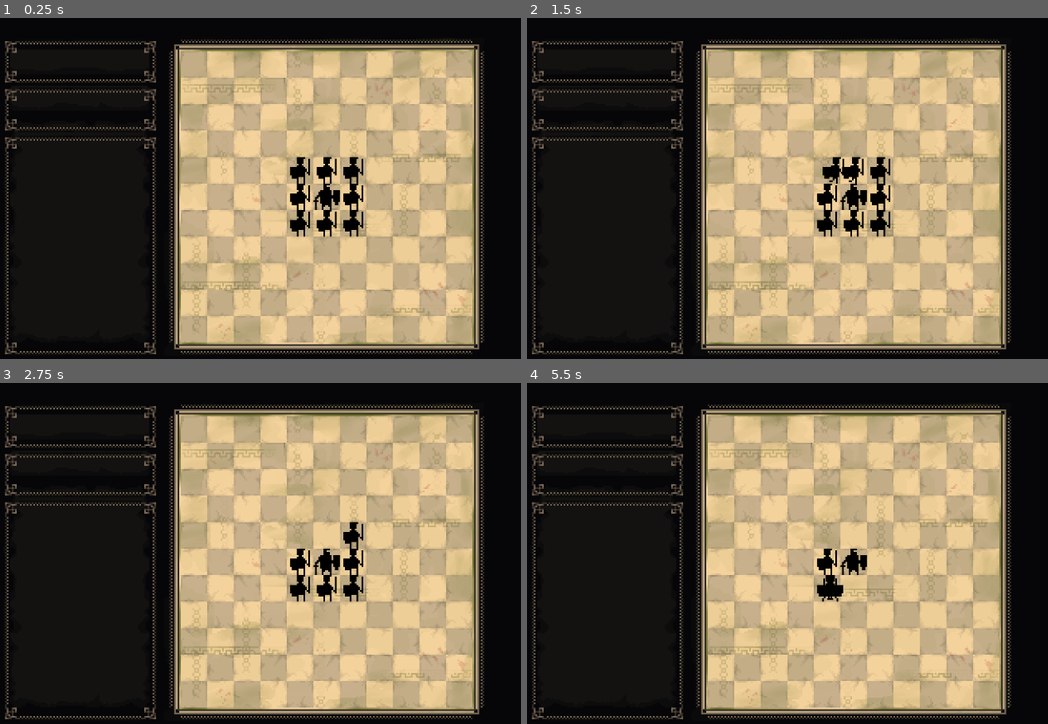
Above: before the commit, frames 1-4 (two rows, left to right).
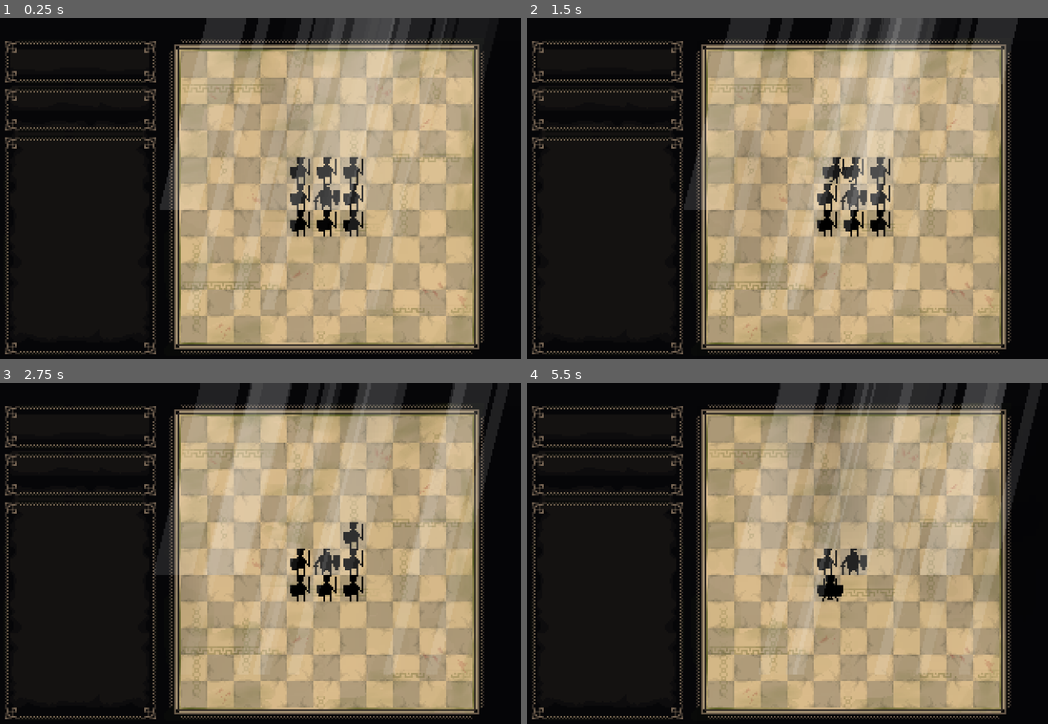
Above: after the commit, the same moments.

Repository: ibirothe/kings-rescue
Game: Godot game, scene res://Scenes/Level.tscn
Two runs of this game, one before a commit and one after it. Both use one fixed random seed, a clock stepped at 60 frames per second and the inputs below.
Inputs (mouse positions are in pixels of both pictures, inside the frame that each line leads up to):
- Up to frame 1 (0.25 s): no input
- Up to frame 2 (1.5 s): move the mouse to (829, 171) at 0.52 s; click (829, 171) at 0.6 s; tap Enter at 1.25 s; move the mouse to (855, 171) at 1.27 s; click (855, 171) at 1.35 s
- Up to frame 3 (2.75 s): move the mouse to (354, 536) at 2.02 s; click (354, 536) at 2.1 s
- Up to frame 4 (5.5 s): move the mouse to (881, 560) at 2.77 s; click (881, 560) at 2.85 s; move the mouse to (881, 587) at 3.52 s; click (881, 587) at 3.6 s; move the mouse to (855, 587) at 4.27 s; click (855, 587) at 4.35 s; move the mouse to (829, 587) at 5.02 s; click (829, 587) at 5.1 s

The runs differ from the first frame. In frame 1, 13% of the frame differs, in the area x 30-91%, y 0-96%; in frame 2, 18%; in frame 3, 21%; in frame 4, 28%, in the area x 33-99%, y 0-96%.

Commit message:
for and light

Diff:
--- a/kings-rescue/Scenes/Level.tscn
+++ b/kings-rescue/Scenes/Level.tscn
@@ -1,8 +1,32 @@
-[gd_scene load_steps=6 format=4 uid="uid://c5qlik5x313qp"]
-
+[gd_scene load_steps=16 format=4 uid="uid://c5qlik5x313qp"]
+
+[ext_resource type="Texture2D" uid="uid://daggdvepx4vai" path="res://Assets/VFX/light_ray_M.png" id="1_3r7fq"]
 [ext_resource type="Texture2D" uid="uid://bk373qbmw3vfy" path="res://Assets/game UI placeholder.png" id="1_817jl"]
 [ext_resource type="PackedScene" uid="uid://bny6i5an3s0g0" path="res://Scenes/king.tscn" id="2_tgcop"]
+[ext_resource type="Texture2D" uid="uid://csr212x2hxhtq" path="res://Assets/VFX/light_ray_S.png" id="2_up7sy"]
 [ext_resource type="Script" path="res://Scripts/game_manager.gd" id="4_2wxqe"]
+[ext_resource type="Shader" path="res://Shaders/fog.gdshader" id="6_kkd8k"]
+
+[sub_resource type="Gradient" id="Gradient_wn7d4"]
+offsets = PackedFloat32Array(0, 0.217949, 0.657051, 0.910256)
+colors = PackedColorArray(1, 1, 1, 0, 1, 1, 1, 0.141176, 1, 1, 1, 0.105882, 1, 1, 1, 0)
+
+[sub_resource type="GradientTexture1D" id="GradientTexture1D_jy25q"]
+gradient = SubResource("Gradient_wn7d4")
+
+[sub_resource type="ParticleProcessMaterial" id="ParticleProcessMaterial_b8mc7"]
+lifetime_randomness = 0.27
+particle_flag_disable_z = true
+emission_shape = 3
+emission_box_extents = Vector3(80, 0, 0)
+direction = Vector3(0, 0, 0)
+spread = 0.0
+initial_velocity_min = -2.0
+initial_velocity_max = 2.0
+gravity = Vector3(0, 0, 0)
+color_ramp = SubResource("GradientTexture1D_jy25q")
+turbulence_noise_speed = Vector3(50, 0, 0)
+turbulence_noise_speed_random = 1.51
 
 [sub_resource type="TileSetAtlasSource" id="TileSetAtlasSource_gdl6h"]
 texture = ExtResource("1_817jl")
@@ -1045,7 +1069,50 @@
 tile_size = Vector2i(8, 8)
 sources/1 = SubResource("TileSetAtlasSource_gdl6h")
 
+[sub_resource type="ShaderMaterial" id="ShaderMaterial_5ou07"]
+shader = ExtResource("6_kkd8k")
+shader_parameter/base_color = Color(0, 0, 0, 0.933333)
+
+[sub_resource type="Gradient" id="Gradient_066n6"]
+offsets = PackedFloat32Array(0, 0.00675676, 0.655405, 1)
+colors = PackedColorArray(0, 0, 0, 1, 0, 0, 0, 1, 0.106443, 0.0946779, 0.0868347, 1, 0.894118, 0.862745, 0.839216, 1)
+
+[sub_resource type="FastNoiseLite" id="FastNoiseLite_ufnk3"]
+frequency = 0.0063
+
+[sub_resource type="NoiseTexture2D" id="NoiseTexture2D_eu5cl"]
+width = 1400
+height = 800
+seamless = true
+normalize = false
+color_ramp = SubResource("Gradient_066n6")
+noise = SubResource("FastNoiseLite_ufnk3")
+
 [node name="Level" type="Node2D"]
+
+[node name="LightRayM" type="GPUParticles2D" parent="."]
+z_index = 1
+texture_filter = 1
+position = Vector2(12, -104)
+amount = 5
+process_material = SubResource("ParticleProcessMaterial_b8mc7")
+texture = ExtResource("1_3r7fq")
+lifetime = 7.0
+preprocess = 7.0
+randomness = 0.5
+visibility_rect = Rect2(0, 0, 600, 600)
+
+[node name="LightRayS" type="GPUParticles2D" parent="."]
+z_index = 1
+texture_filter = 1
+position = Vector2(10, -44)
+amount = 5
+process_material = SubResource("ParticleProcessMaterial_b8mc7")
+texture = ExtResource("2_up7sy")
+lifetime = 7.0
+preprocess = 7.0
+randomness = 0.5
+visibility_rect = Rect2(0, 0, 600, 600)
 
 [node name="TileMapLayer" type="TileMapLayer" parent="."]
 position = Vector2(-8, 8)
@@ -1061,3 +1128,15 @@
 
 [node name="Game Manager" type="Node2D" parent="."]
 script = ExtResource("4_2wxqe")
+
+[node name="Fog2" type="TextureRect" parent="."]
+texture_filter = 1
+texture_repeat = 2
+material = SubResource("ShaderMaterial_5ou07")
+offset_left = -102.0
+offset_top = -86.0
+offset_right = 76.0
+offset_bottom = 92.0
+texture = SubResource("NoiseTexture2D_eu5cl")
+expand_mode = 1
+stretch_mode = 2
--- /dev/null
+++ b/kings-rescue/Scenes/fog.tscn
@@ -0,0 +1,32 @@
+[gd_scene load_steps=6 format=3 uid="uid://ftgwlvthfm2n"]
+
+[ext_resource type="Shader" path="res://Shaders/fog.gdshader" id="1_s7oto"]
+
+[sub_resource type="ShaderMaterial" id="ShaderMaterial_12olw"]
+shader = ExtResource("1_s7oto")
+shader_parameter/base_color = Color(0.745098, 0.878431, 1, 0.796078)
+
+[sub_resource type="Gradient" id="Gradient_tg6mx"]
+offsets = PackedFloat32Array(0, 0.00675676, 0.655405, 1)
+colors = PackedColorArray(0, 0, 0, 1, 0, 0, 0, 1, 0.106443, 0.0946779, 0.0868347, 1, 0.894118, 0.862745, 0.839216, 1)
+
+[sub_resource type="FastNoiseLite" id="FastNoiseLite_r4gbj"]
+frequency = 0.0063
+
+[sub_resource type="NoiseTexture2D" id="NoiseTexture2D_fkop3"]
+width = 1400
+height = 800
+seamless = true
+normalize = false
+color_ramp = SubResource("Gradient_tg6mx")
+noise = SubResource("FastNoiseLite_r4gbj")
+
+[node name="Node2D" type="Node2D"]
+
+[node name="Fog" type="TextureRect" parent="."]
+texture_filter = 1
+texture_repeat = 2
+material = SubResource("ShaderMaterial_12olw")
+offset_right = 1400.0
+offset_bottom = 800.0
+texture = SubResource("NoiseTexture2D_fkop3")
--- /dev/null
+++ b/kings-rescue/Scenes/light_ray.tscn
@@ -0,0 +1,35 @@
+[gd_scene load_steps=4 format=3 uid="uid://cls7tfgdhbch7"]
+
+[sub_resource type="Gradient" id="Gradient_73y8g"]
+offsets = PackedFloat32Array(0, 0.217949, 0.657051, 0.910256)
+colors = PackedColorArray(1, 1, 1, 0, 1, 1, 1, 0.231373, 1, 1, 1, 0.105882, 1, 1, 1, 0)
+
+[sub_resource type="GradientTexture1D" id="GradientTexture1D_ysuls"]
+gradient = SubResource("Gradient_73y8g")
+
+[sub_resource type="ParticleProcessMaterial" id="ParticleProcessMaterial_5qfa1"]
+lifetime_randomness = 0.27
+particle_flag_disable_z = true
+emission_shape = 3
+emission_box_extents = Vector3(240, 0, 0)
+direction = Vector3(0, 0, 0)
+spread = 0.0
+initial_velocity_min = -2.0
+initial_velocity_max = 2.0
+gravity = Vector3(0, 0, 0)
+color_ramp = SubResource("GradientTexture1D_ysuls")
+turbulence_noise_speed = Vector3(50, 0, 0)
+turbulence_noise_speed_random = 1.51
+
+[node name="Node2D" type="Node2D"]
+
+[node name="LightRayM" type="GPUParticles2D" parent="."]
+z_index = 1
+texture_filter = 1
+position = Vector2(142, 291)
+amount = 5
+process_material = SubResource("ParticleProcessMaterial_5qfa1")
+lifetime = 7.0
+preprocess = 7.0
+randomness = 0.5
+visibility_rect = Rect2(0, 0, 600, 600)
--- /dev/null
+++ b/kings-rescue/Shaders/flash_object.gdshader
@@ -0,0 +1,10 @@
+shader_type canvas_item;
+
+uniform vec4 flash_color: source_color = vec4(1.0);
+uniform float flash_modifier: hint_range(0.0,0.1) = 1;
+
+void fragment() {
+	vec4 color = texture(TEXTURE, UV);
+	color.rgb = mix(color.rgb, flash_color.rgb, flash_modifier);
+	COLOR = color;
+}
--- /dev/null
+++ b/kings-rescue/Shaders/fog.gdshader
@@ -0,0 +1,12 @@
+shader_type canvas_item;
+//render_mode unshaded; // optional
+uniform vec4 base_color: source_color;
+
+void fragment() {
+    vec3 fog_color_1 = texture(TEXTURE, vec2(UV.x / 2.0 + TIME / 200.0, UV.y / 4.0 - TIME / 100.0)).rgb;
+    vec3 fog_color_2 = texture(TEXTURE, vec2(UV.x / 2.0 + 0.5 + TIME / 100.0, UV.y / 4.0 + 0.5 - TIME/160.0)).rgb;
+    vec3 fog_color_3 = texture(TEXTURE, vec2(UV.x / 2.0 + 0.25 + TIME / 50.0, UV.y / 4.0 - 0.25 + TIME/160.0)).rgb;
+    vec3 fog_color = mix(fog_color_3, mix(fog_color_2, fog_color_1, 0.5), 0.7);
+    COLOR.a = base_color.a * fog_color.r * 1.5;
+    COLOR.rgb = fog_color * base_color.rgb;
+}
Binary file added: kings-rescue/Assets/VFX/light_ray_L.png
Not shown, added: kings-rescue/Assets/VFX/light_ray_L.png.import
Binary file added: kings-rescue/Assets/VFX/light_ray_M.png
Not shown, added: kings-rescue/Assets/VFX/light_ray_M.png.import
Binary file added: kings-rescue/Assets/VFX/light_ray_S.png
Not shown, added: kings-rescue/Assets/VFX/light_ray_S.png.import
